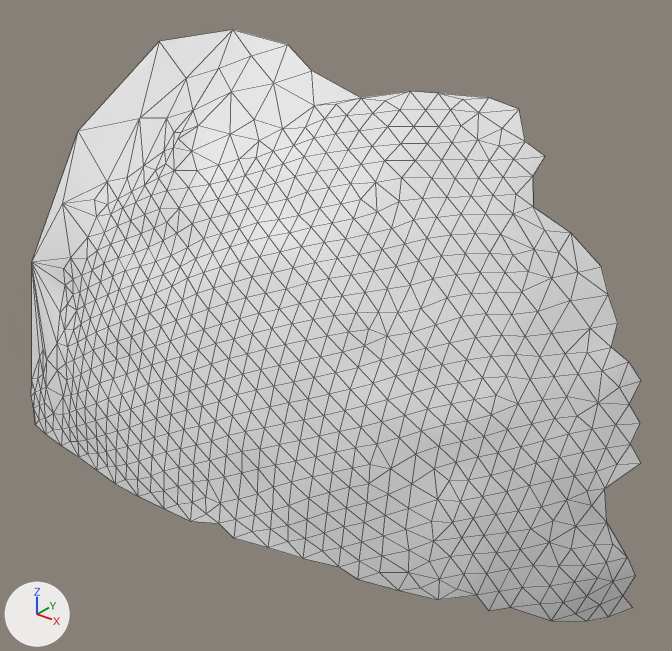
A saved change to the OBJ model res/final/onecam_fullvolume/cleanedup/FullVolium.000229.obj.
Camera for both pictures: a 50 mm camera at (-84.8, -862.0, 249.1) aimed at (-162.2, -765.3, 189.2). Arrows for +X, +Y and +Z are at lower left; the lights stay in place. Mesh edges are drawn as thin lines. Where no turn or scale is listed for an object, it has been applied to the vertices.

In view in the first picture: 'FullVolium.000229'.
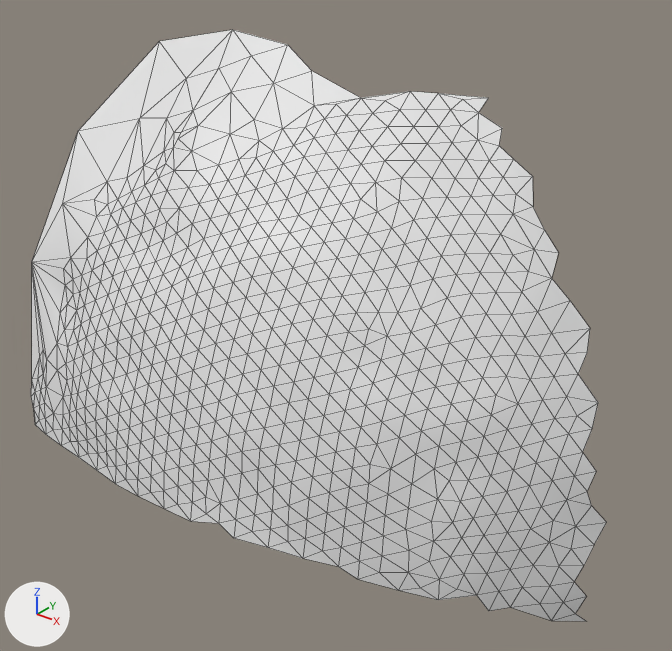
Location of each change, [x1, y1, x2, y2] in pixels of the pictures (672 x 651 px):
'FullVolium.000229', reshaped: before [31, 30, 641, 621]; after [31, 30, 607, 621]
part 1 of me_fullvolium_000229, deleted: before [479, 98, 641, 621]

Patch to the scene script:
```diff
--- a/res/final/onecam_fullvolume/cleanedup/FullVolium.000229.obj.py
+++ b/res/final/onecam_fullvolume/cleanedup/FullVolium.000229.obj.py
@@ me_fullvolium_000229 @@
 # used by ob_fullvolium_000229; location = (0.0, 0.0, 0.0)
-me_fullvolium_000229.from_pydata(...)  # 699 vertices, 1339 faces; spans x -215.1..-116.4, y -791.4..-744.4, z 151.8..227.5
+me_fullvolium_000229.from_pydata(...)  # 668 vertices, 1275 faces; spans x -215.1..-120.6, y -791.4..-745.0, z 152.2..227.5
+# me_fullvolium_000229 part 1
+# 31 vertices are removed from x -146.2..-116.4, y -759.5..-744.4, z 151.8..219.6
+# 64 faces are deleted
```
